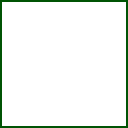
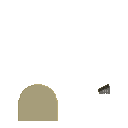
The second w=128, h=128 image is a revision of the first. Changes to its layers:
added layer "Layer 2" above "Layer 1" over [18, 84, 110, 121]
hid "Layer 1" over [0, 0, 128, 128]
